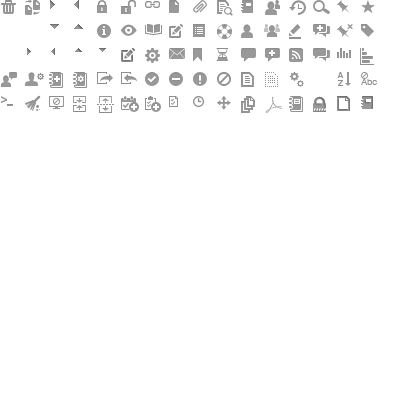
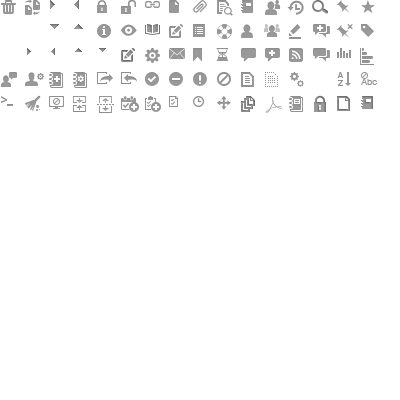
Revision of a layered 400px x 400px image; what changed, layer by layer:
added layer "seach" (1st of 2) above "seach" over [left=312, top=0, right=329, bottom=14]
hid "seach" (2nd of 2) over [left=313, top=0, right=330, bottom=14]
added layer "restore" (1st of 2) above "restore" over [left=287, top=0, right=304, bottom=15]
hid "restore" (2nd of 2) over [left=289, top=0, right=306, bottom=15]
painted on "wiki" over [left=145, top=24, right=162, bottom=35]
added layer "lock copy 5" above "permission copy 4" over [left=314, top=95, right=326, bottom=112]
hid "permission copy 4" over [left=313, top=96, right=326, bottom=112]
renamed "Shape 122" to "from template", painted on it over [left=241, top=96, right=255, bottom=113]
showed "Layer 1" over [left=145, top=0, right=330, bottom=113]
